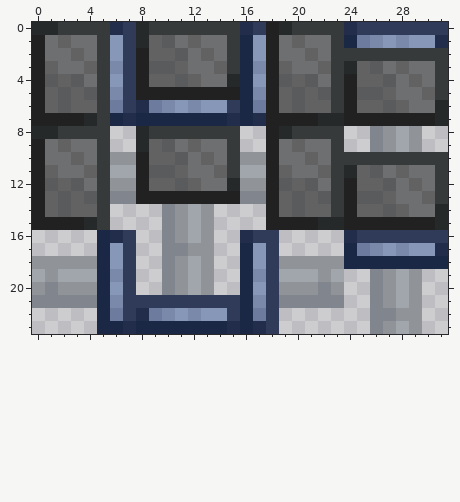
Pixel-art sprite -- Content/Tiles/StickyPiston.png. The picture above is the old version.
The file is 64x48 pixels, drawn in blocks of 2x2; one block is one cell here. Colours within 5 levels of each other are drawn and written as one.
The result:
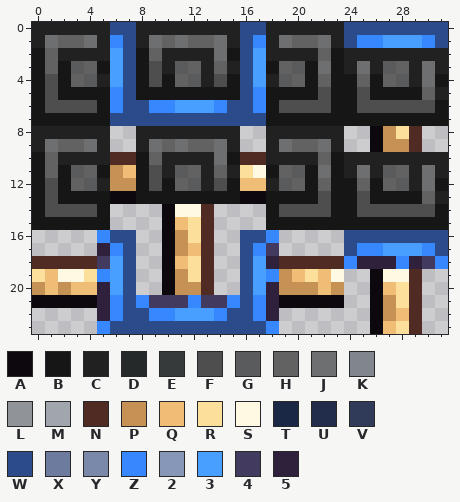
Palette (. is transparent): A #0d080d  B #161616  C #212121  D #26292a  E #373a3b  F #4e4e4e  G #5a5b5c  H #626262  J #6d6f70  K #81858d  L #909499  M #a0a6ab  N #4f2b24  P #c59154  Q #f0bd77  R #fbdf9b  S #fff9e4  T #1b2845  U #212d4b  V #2f3b59  W #2c4b8a  X #6d7b9e  Y #7a88a9  Z #3787ff  2 #8797b8  3 #499fff  4 #433a60  5 #2f213b
Difference:
Changed rows in their new state; - is an unchanged pixel.
first column x 0:
 0 CCCCCCWWCCCCCCCCWW-CCCCCWWWWWWWW
 1 ---H-CZWCJH--H-CWZ---H-CWZZ333ZW
 2 BHCCCC3WB-CCCC-BW3-CCCHBCCCCCCCC
 3 B-BG-B3WBFCGHC-CW3B-GBJBCJCG-C-C
 4 BFBHGC3WBFBHGCFBW3---BHBB-BHGC-B
 5 BFBBBBZWBBBBBBBBWZBBBBFBBFBBBB-C
 6 BFFFFBZWWZZ333ZWWZBFFFFBBFFFFFFB
 7 BBBBBBWWWWWWWWWWWWBBBBBBBBBBBBBB
 8 CCCCCC--CCCCCCCC---CCCCC--APRN--
 9 ---H-C--CJH--H-C-----H-C--APPN--
10 BHCCCCNNB-CCCC-BNN-CCCHBCCCCCCCC
11 B-BG-BPQBFCGHC-CRSB-GBJBCJCG-C-C
12 BFBHGCPPBFBHGCFBQQ---BHBB-BHGC-B
13 BFBBBBAABBBBBBBBAABBBBFBBFBBBB-C
14 BFFFFB----ASSN----BFFFFBBFFFFFFB
15 BBBBBB----AQRN----BBBBBBBBBBBBBB
16 -----ZWW--APRN--WWZ-----WWWWWWWW
17 -----5ZW--APQN--WZ4-----WZZ333ZW
18 NNNNN43W--AQRN--W35NNNNNZ555Z54Z
19 RQSSRZ3W--APRN--W3ZPQRQS--ASSN--
20 PQPQQ53W--APPN--W35PPPQP--AQRN--
21 AAAAA5ZWZ444Z44ZWZ5AAAAA--APRN--
22 -----5ZWWZZ333ZWWZ5-------APQN--
23 -----ZWWWWWWWWWWWWZ-------AQRN--
